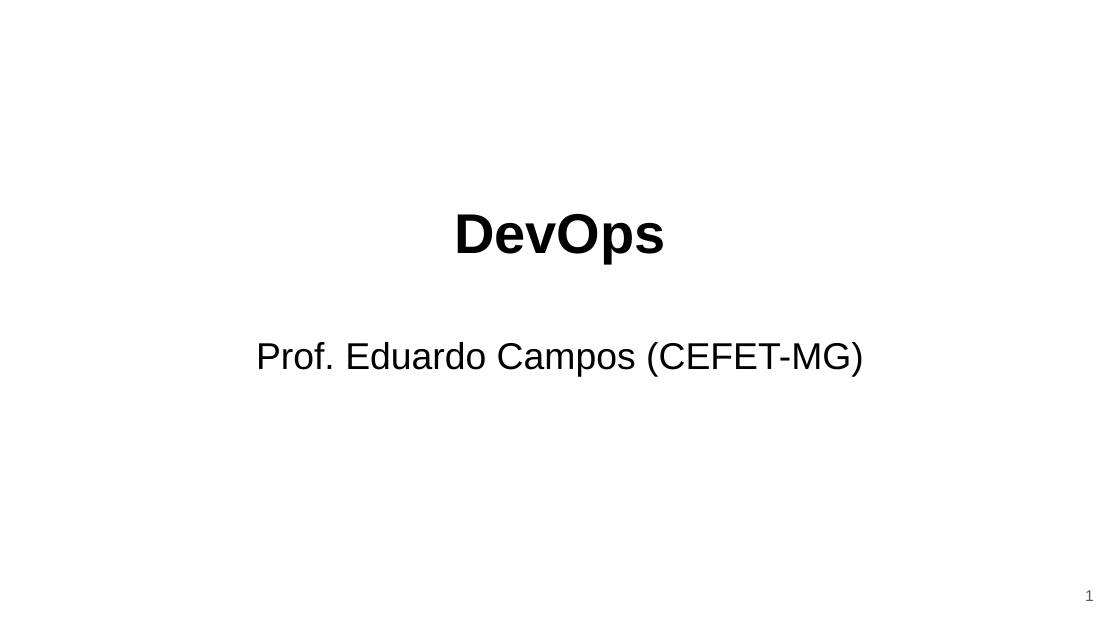
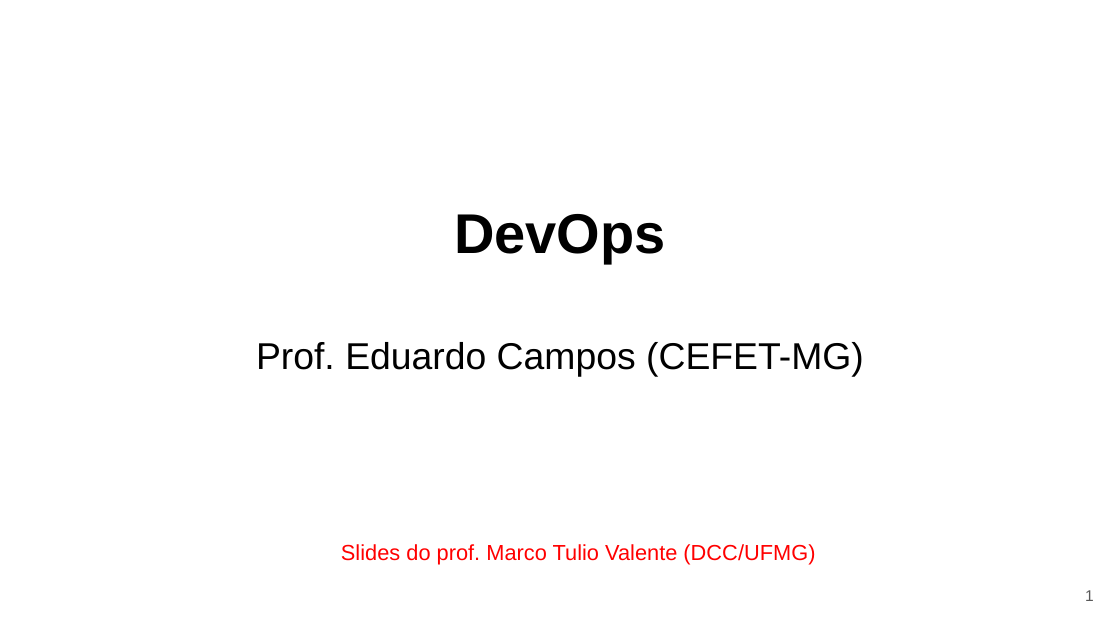
Before and after one commit to eduardocunha11/firstblog, a slide deck: slide 1 of aulas/gsi526/aula13-devops.pptx. Drawn at 1120x630 pixels with LibreOffice and Linux fonts; fonts in the diff are those of the drawing. Boxes give left, top, right and bottom in pixels: in the first picture for what was removed or moved away, otherwise in the second. Text is boxed around its words. In the diff, an @@ line names an element or a change of style, - is before the commit and + after.

```diff
--- a/aulas/gsi526/aula13-devops.pptx
+++ b/aulas/gsi526/aula13-devops.pptx
@@ text added at (341,544,815,565), 14 pt, text #FF0000 @@
+Slides do prof. Marco Tulio Valente (DCC/UFMG)
```
Also in this commit, not shown: 1 other file.
